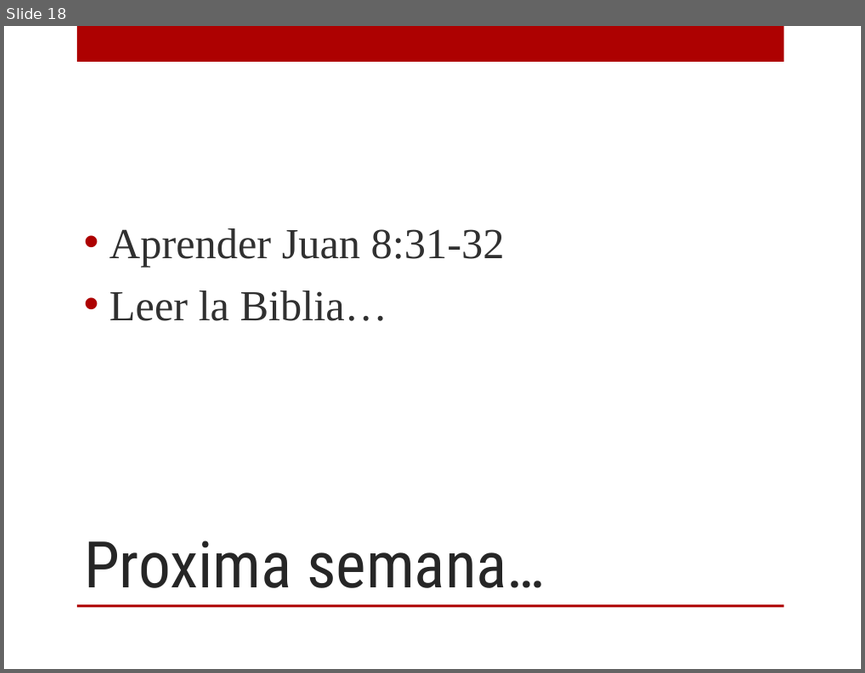
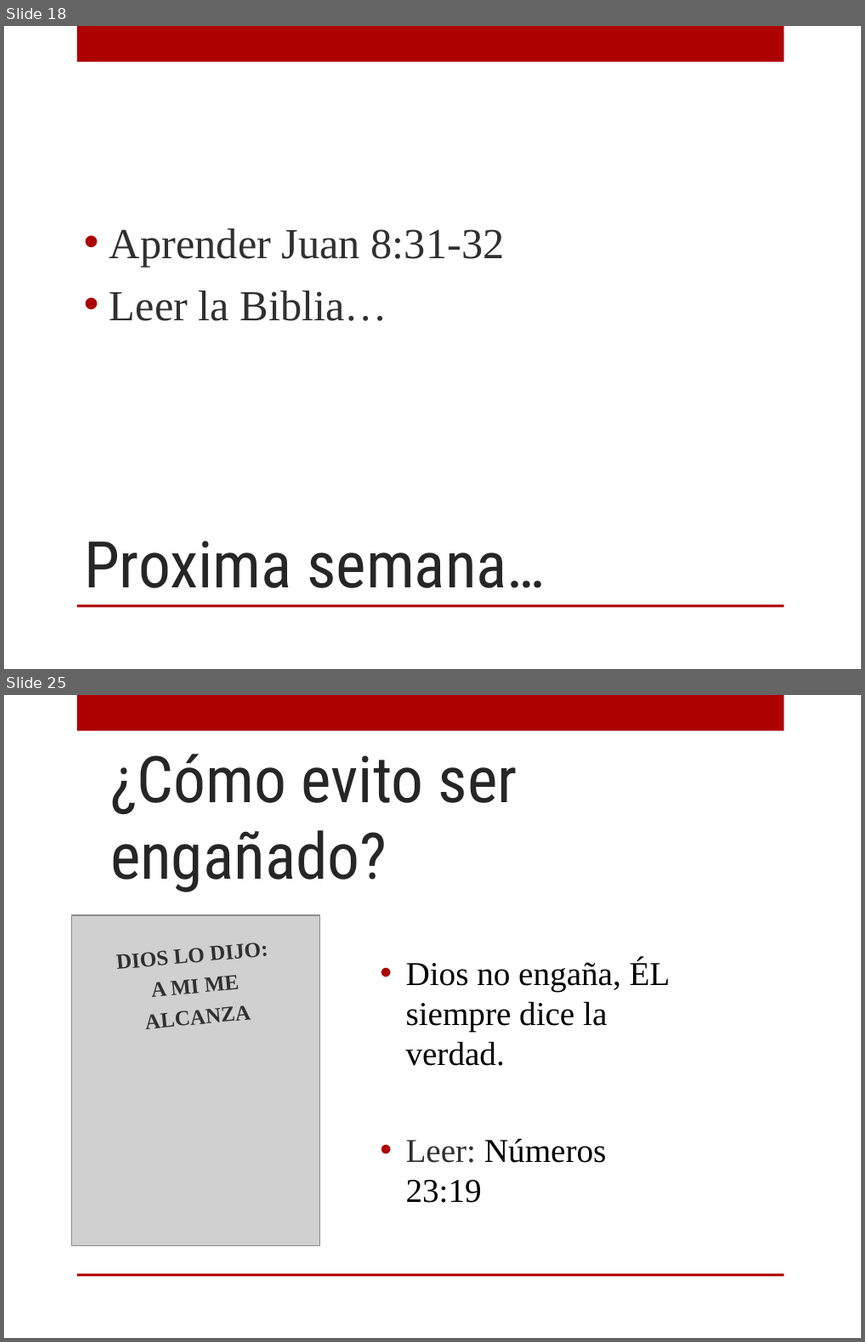
Before and after one commit to afols/iglesia, a slide deck: trunk/ iglesia --username adrianfols/Escuela Dominical/12 personajes/PPTs/Calse1_Eva.ppt. Shown one above the other, each under a label of ours: slide 18 before the commit, slides 18 and 25 after it; the slides between them are not shown. The pictures are 865x673 and 865x1342 pixels, drawn with LibreOffice and Linux fonts; fonts in the diff are those of the drawing; grey boxes stand for pictures; background and template pictures are left out. Boxes give left, top, right and bottom in pixels: in the first picture for what was removed or moved away, otherwise in the second. Text is boxed around its words. In the diff, an @@ line names an element or a change of style, - is before the commit and + after.

```diff
--- a/trunk/ iglesia --username adrianfols/Escuela Dominical/12 personajes/PPTs/Calse1_Eva.ppt
+++ b/trunk/ iglesia --username adrianfols/Escuela Dominical/12 personajes/PPTs/Calse1_Eva.ppt
@@ slide 25 added at <box>4,695,861,1338</box>, background picture (left out); not listed: 2 template elements that a slide beside it also shows @@
@@ title added at <box>110,754,517,892</box>, 54 pt, text #262626 @@
+¿Cómo evito ser engañado?
@@ picture added at <box>72,915,319,1246</box> @@
@@ text added at <box>117,947,251,1029</box>, 18 pt, text #303030, bold @@
+DIOS LO DIJO:
+A MI ME
+ALCANZA
@@ text added at <box>406,959,670,1202</box>, 28 pt, text #000000 @@
+• Dios no engaña, ÉL siempre dice la verdad.
+• Leer: Números 23:19
```
Also in this commit, not shown: 7 other slides added, 1 other file.
